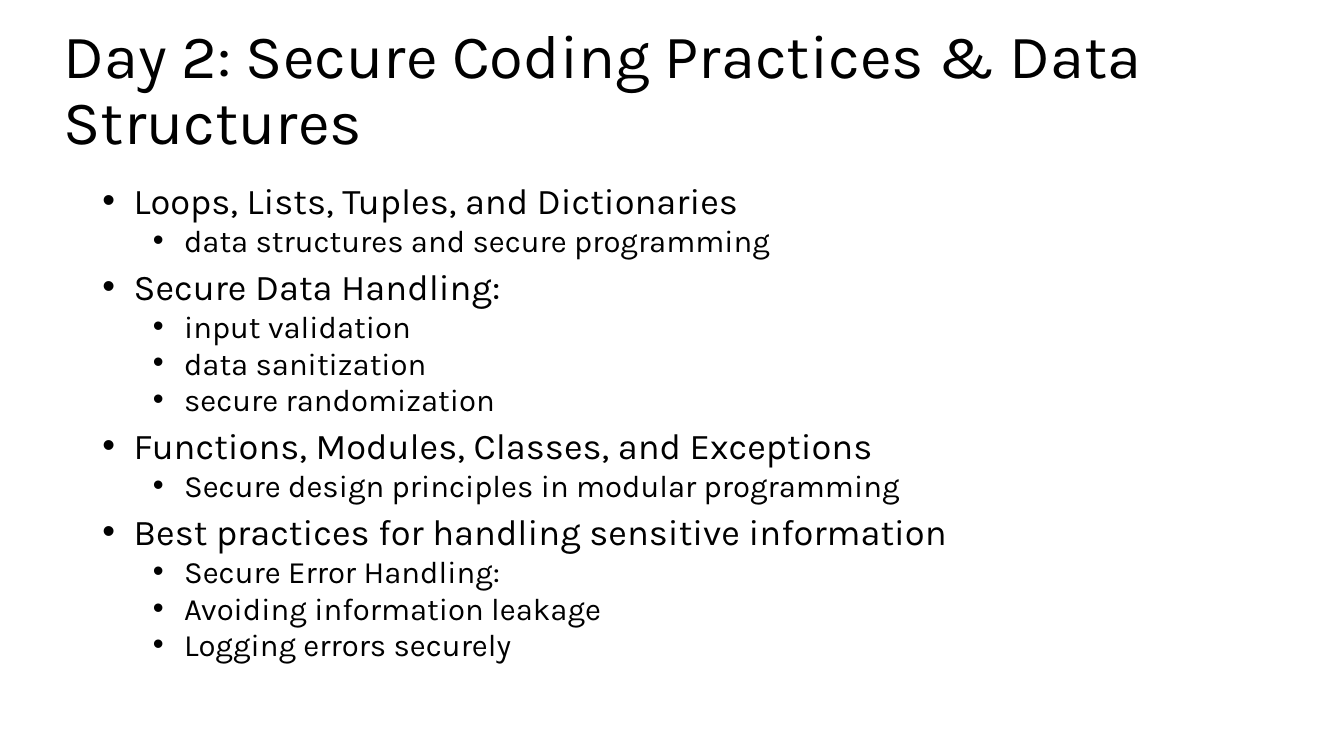
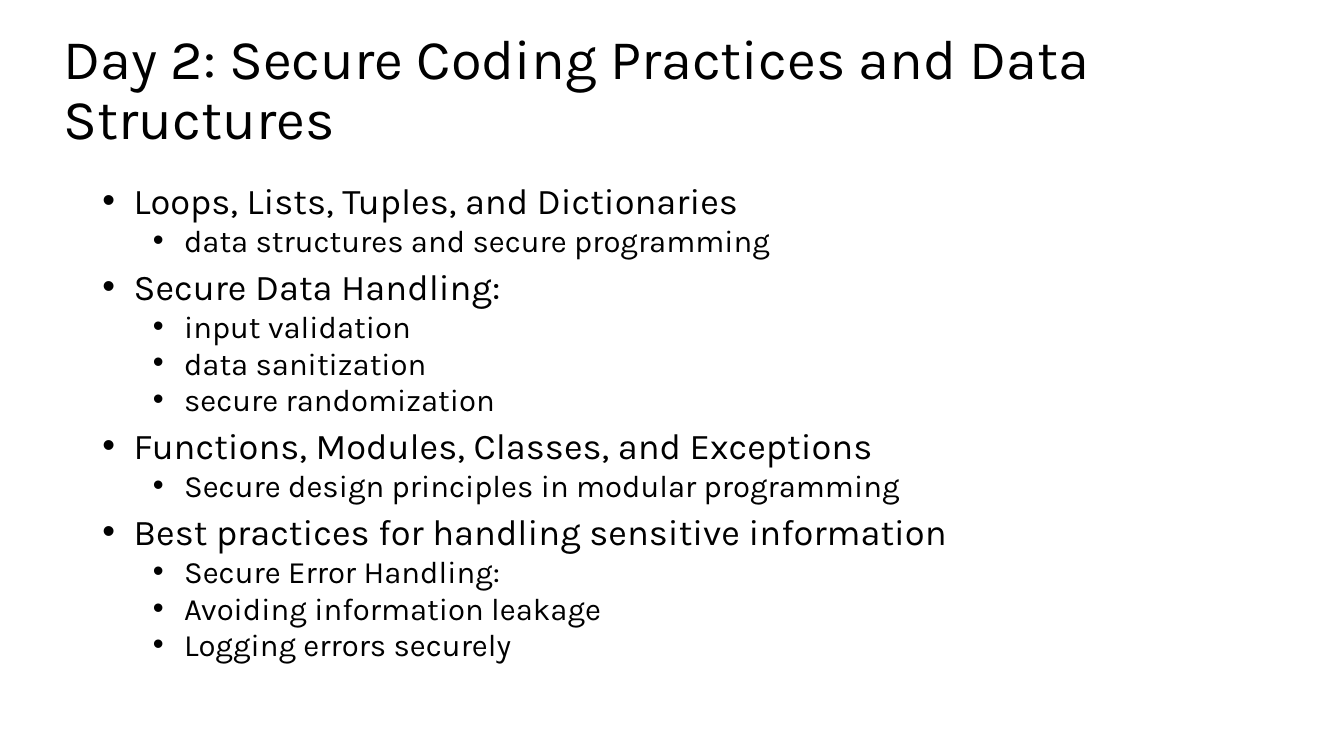
Before and after one commit to FSCJ-FacultyDev/SWC-Columbus-2025, a slide deck: slide 3 of Slides.pptx. Drawn at 1344x756 pixels with LibreOffice and Linux fonts; fonts in the diff are those of the drawing. Boxes give left, top, right and bottom in pixels: in the first picture for what was removed or moved away, otherwise in the second. Text is boxed around its words. In the diff, an @@ line names an element or a change of style, - is before the commit and + after.

```diff
--- a/Slides.pptx
+++ b/Slides.pptx
@@ title at [64,40,1090,140]: text changed; size 44 to 40 pt @@
-Day 2: Secure Coding Practices & Data Structures
+Day 2: Secure Coding Practices and Data Structures
```
Also in this commit, not shown: 2 other slides changed, 8 other files.
